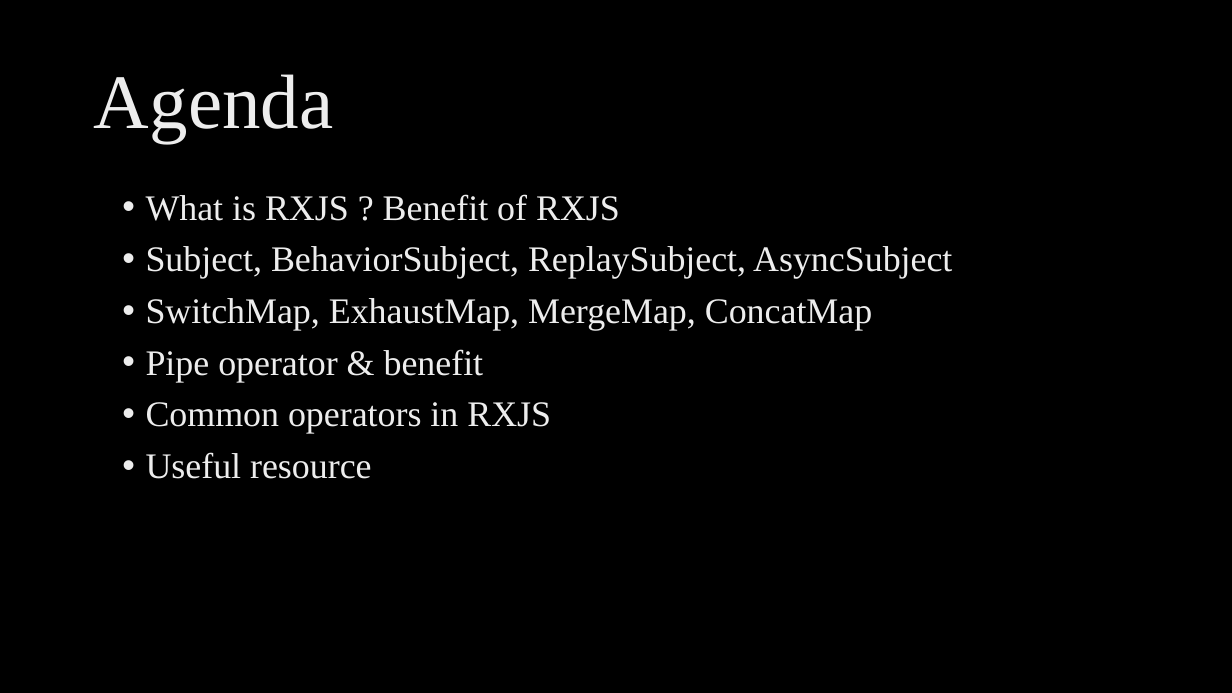
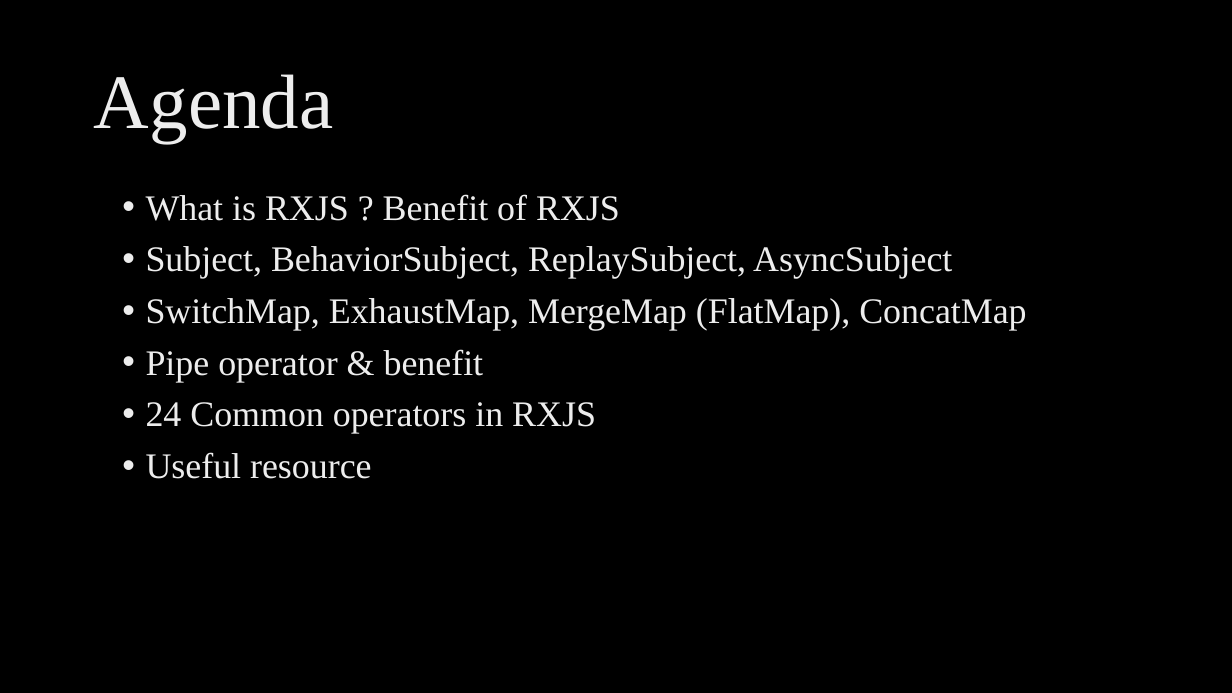
Before and after one commit to ngohungphuc/Presentation, a slide deck: slide 2 of RXJS Make it easy/RXJS Make it easy.pptx. Drawn at 1232x693 pixels with LibreOffice and Linux fonts; fonts in the diff are those of the drawing; background and template pictures are left out. Boxes give left, top, right and bottom in pixels: in the first picture for what was removed or moved away, otherwise in the second. Text is boxed around its words. In the diff, an @@ line names an element or a change of style, - is before the commit and + after.

```diff
--- a/RXJS Make it easy/RXJS Make it easy.pptx
+++ b/RXJS Make it easy/RXJS Make it easy.pptx
@@ text at (146, 298, 1026, 330): text changed @@
-• SwitchMap, ExhaustMap, MergeMap, ConcatMap
+• SwitchMap, ExhaustMap, MergeMap (FlatMap), ConcatMap
@@ text at (146, 402, 596, 434): text changed @@
-• Common operators in RXJS
+• 24 Common operators in RXJS
```
Also in this commit, not shown: 2 slides added, 1 other file.
